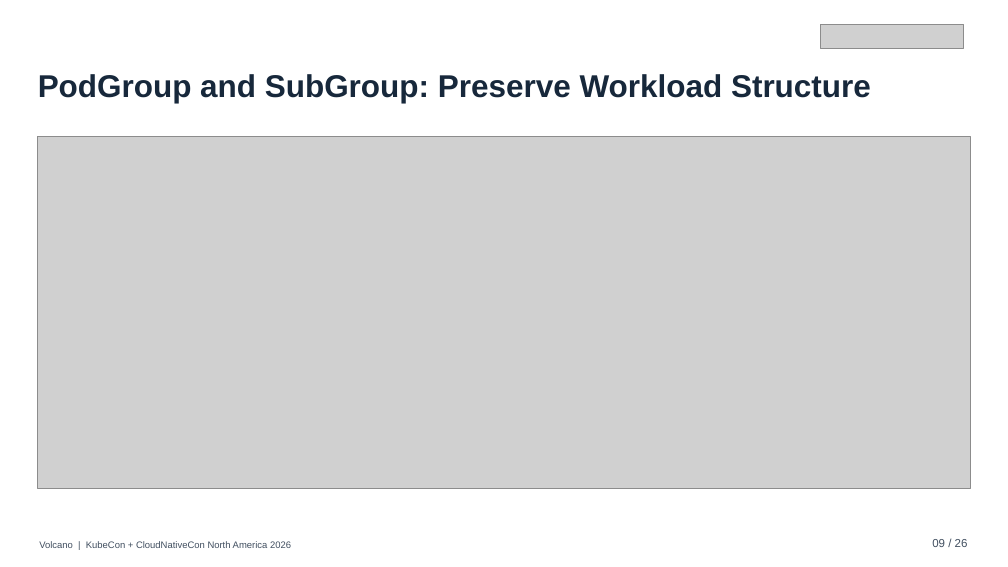
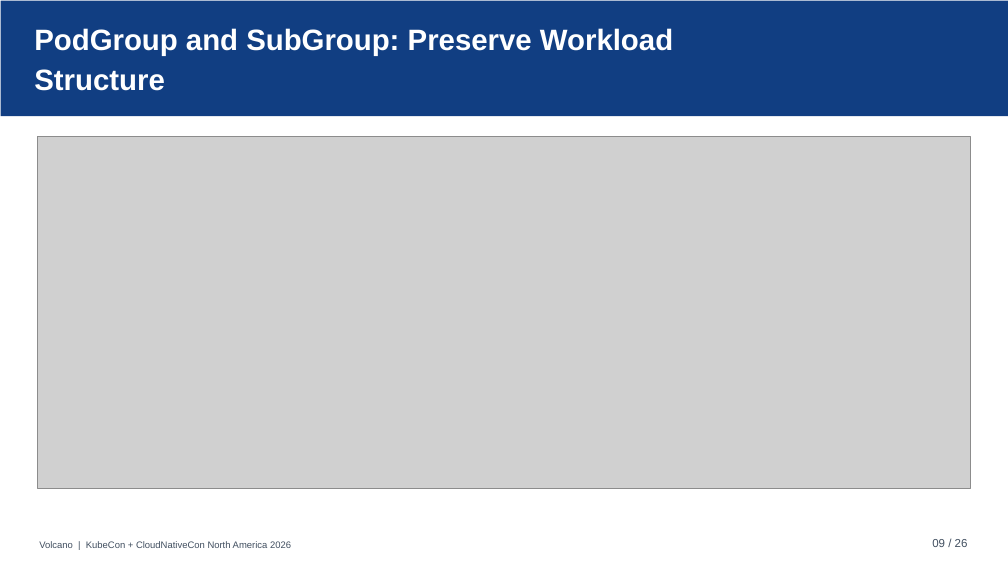
Before and after one commit to JesseStutler/volcano, a slide deck: slide 9 of docs/ppt/Volcano_KubeCon_NA_2026.pptx. Drawn at 1008x567 pixels with LibreOffice and Linux fonts; fonts in the diff are those of the drawing; grey boxes stand for pictures; background and template pictures are left out. Boxes give left, top, right and bottom in pixels: in the first picture for what was removed or moved away, otherwise in the second. Text is boxed around its words. In the diff, an @@ line names an element or a change of style, - is before the commit and + after.

```diff
--- a/docs/ppt/Volcano_KubeCon_NA_2026.pptx
+++ b/docs/ppt/Volcano_KubeCon_NA_2026.pptx
@@ rectangle added at [1, 1, 1008, 116], fill #113E82 @@
@@ text at [34, 28, 673, 91]: text changed; size 30 to 28 pt; text colour #17283B to #FFFFFF @@
-PodGroup and SubGroup: Preserve Workload Structure
+PodGroup and SubGroup: Preserve Workload
+Structure
@@ picture removed at [820, 24, 964, 48] @@
```
Also in this commit, not shown: 25 other slides changed, 48 other files.
